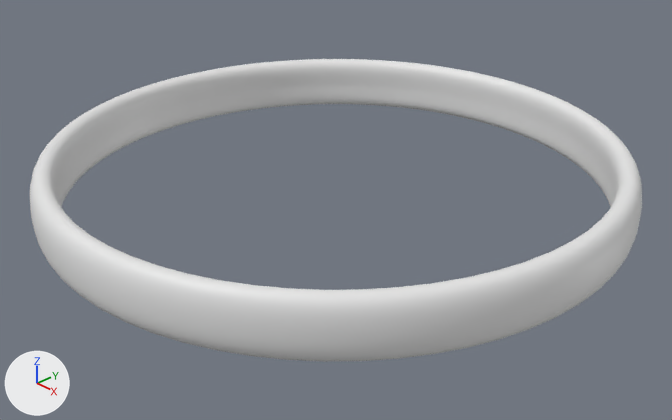
One commit to the Blender file ring.blend: the scene before it, then after it.
Before and after are seen from a 50 mm camera at (0.946, -0.891, 0.577) aimed at (0.008, -0.007, -0.061). The axes (+X, +Y, +Z) are drawn at lower left. The lights are the same throughout. Mesh edges are drawn as thin lines on the coarser meshes.

The first picture shows 'BezierCircle'.
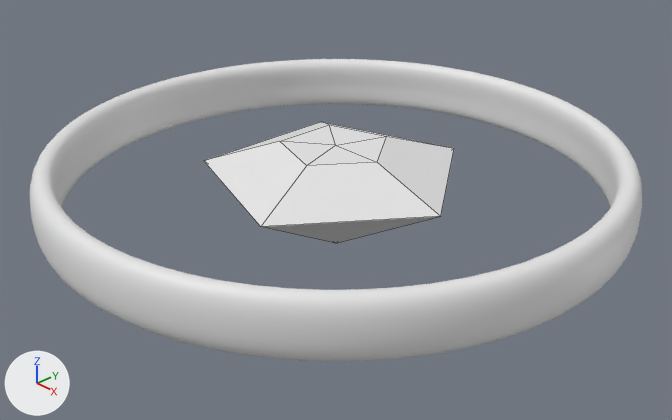
Commit message: added adons

What differs and where, as boxes (x1, y1, x2, y2) in the pictures (672 x 420 px):
'Diamond', added
    after: (204, 122, 454, 243)

Diff of the bpy script that builds the scene:
```diff
--- a/ring.blend.py
+++ b/ring.blend.py
@@ me_diamond @@
+me_diamond.from_pydata([(0.0, 0.0, 0.35), (0.0, 0.0, -1.04), (0.72, 0.0, 0.35), (1.75, 0.0, 0.0), (0.22, -0.68, 0.35), (0.54, -1.66, 0.0), (-0.58, -0.42, 0.35), (-1.42, -1.03, 0.0), (-0.58, 0.42, 0.35), (-1.42, 1.03, 0.0), (0.22, 0.68, 0.35), (0.54, 1.66, 0.0)], [], [(3, 1, 11), (1, 3, 5), (1, 5, 7), (1, 7, 9), (1, 9, 11), (2, 3, 11, 10), (3, 2, 4, 5), (5, 4, 6, 7), (7, 6, 8, 9), (9, 8, 10, 11), (0, 2, 10), (2, 0, 4), (4, 0, 6), (6, 0, 8), (8, 0, 10)])
@@ ob_diamond @@
+ob_diamond = bpy.data.objects.new('Diamond', me_diamond)
+ob_diamond.location = (0.0, 0.0, 0.0)
+ob_diamond.scale = (0.12, 0.12, 0.12)
```
